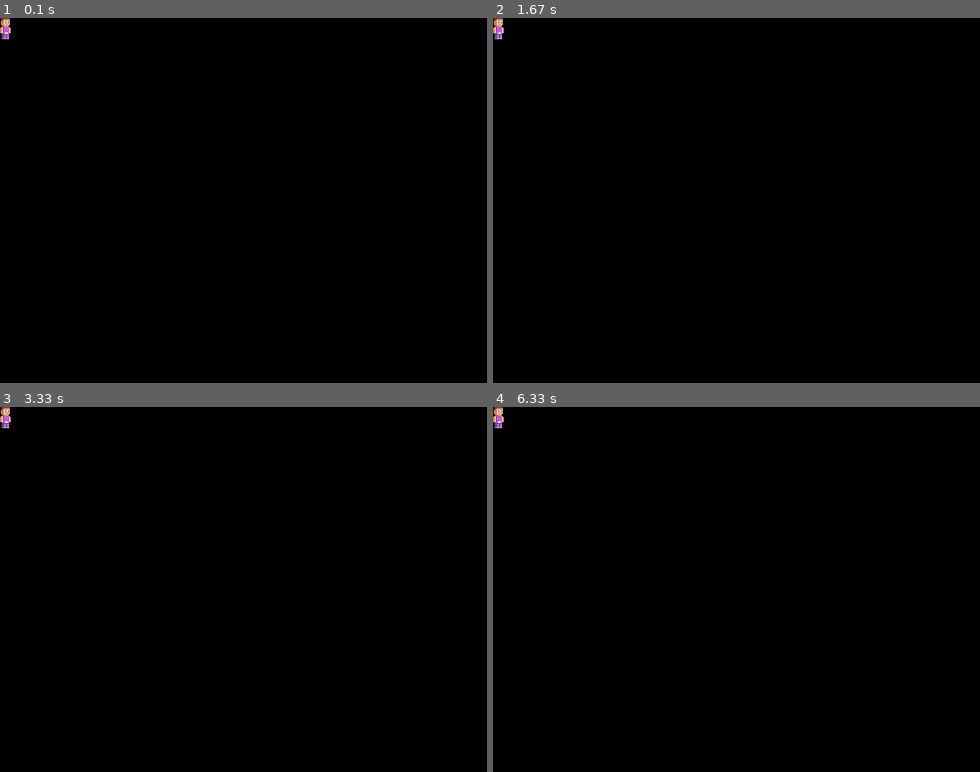
Above: before the commit, frames 1-4 (two rows, left to right).
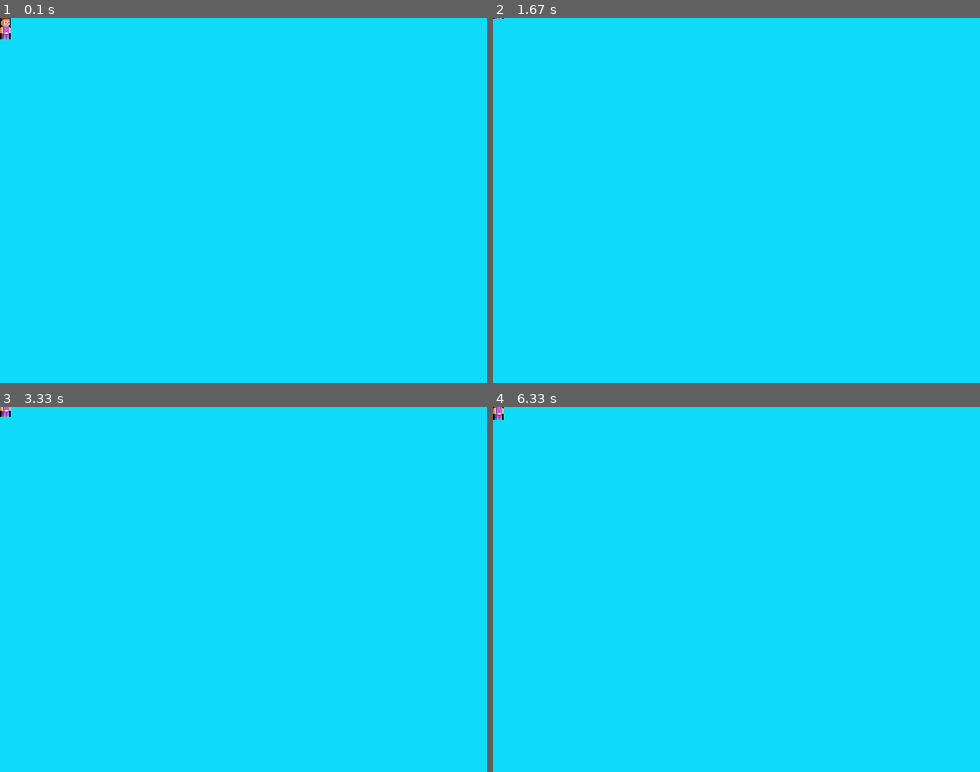
Above: after the commit, the same moments.

Repository: tonikem/Pygame-opetus
Game: pygame game, started from game.py
The game is run twice, just before and just after one commit, with the same random seed, the same clock (stepped at 60 frames per second) and the same inputs.
Inputs:
- Up to frame 1 (0.1 s): no input
- Up to frame 2 (1.67 s): hold Up 0.33-0.8 s; hold Down 0.83-1.13 s; hold Up 1.17-1.53 s; hold Down from 1.57 s (still down)
- Up to frame 3 (3.33 s): release Down at 1.93 s; hold Up 1.97-2.27 s; hold Down 2.3-2.6 s; hold Up 2.63-3 s; hold Down from 3.03 s (still down)
- Up to frame 4 (6.33 s): release Down at 3.4 s; hold Up 3.43-3.73 s; hold Down 3.77-4.07 s; hold Up 4.1-4.47 s; hold Down 4.5-4.87 s; hold Up 4.9-5.2 s; hold Down 5.23-5.53 s; hold Up 5.57-5.93 s; hold Down from 5.97 s (still down)

The runs differ from the first frame. In frame 1, 100% of the frame differs, in the area x 0-100%, y 0-100%; in frame 2, 100%; in frame 3, 100%; in frame 4, 100%.

Commit message:
Päähahmo liikkuu

Diff:
--- a/game.py
+++ b/game.py
@@ -9,17 +9,40 @@
         self.screen = pygame.display.set_mode((640, 480))
         self.clock = pygame.time.Clock()
 
+        # Main character
         self.hero_img = pygame.image.load("assets/sprites/Hero.png").convert()
+        self.hero_pos = [0, 0]
+        self.movement = [False, False]
+        self.speed = 1
 
     def run(self):
         while True:
+            self.screen.fill((14, 219, 248))
+
+            if self.movement[0]:
+                self.hero_pos[1] += -self.speed
+            if self.movement[1]:
+                self.hero_pos[1] += self.speed
+
             cropped_region = (0, 20, 14, 28)
-            self.screen.blit(self.hero_img, (0, 0), cropped_region)
+            self.screen.blit(self.hero_img, self.hero_pos, cropped_region)
 
             for event in pygame.event.get():
                 if event.type == pygame.QUIT:
                     pygame.quit()
                     sys.exit()
+
+                if event.type == pygame.KEYDOWN:
+                    if event.key == pygame.K_UP:
+                        self.movement[0] = True
+                    if event.key == pygame.K_DOWN:
+                        self.movement[1] = True
+
+                if event.type == pygame.KEYUP:
+                    if event.key == pygame.K_UP:
+                        self.movement[0] = False
+                    if event.key == pygame.K_DOWN:
+                        self.movement[1] = False
 
             pygame.display.update()
             self.clock.tick(60)
